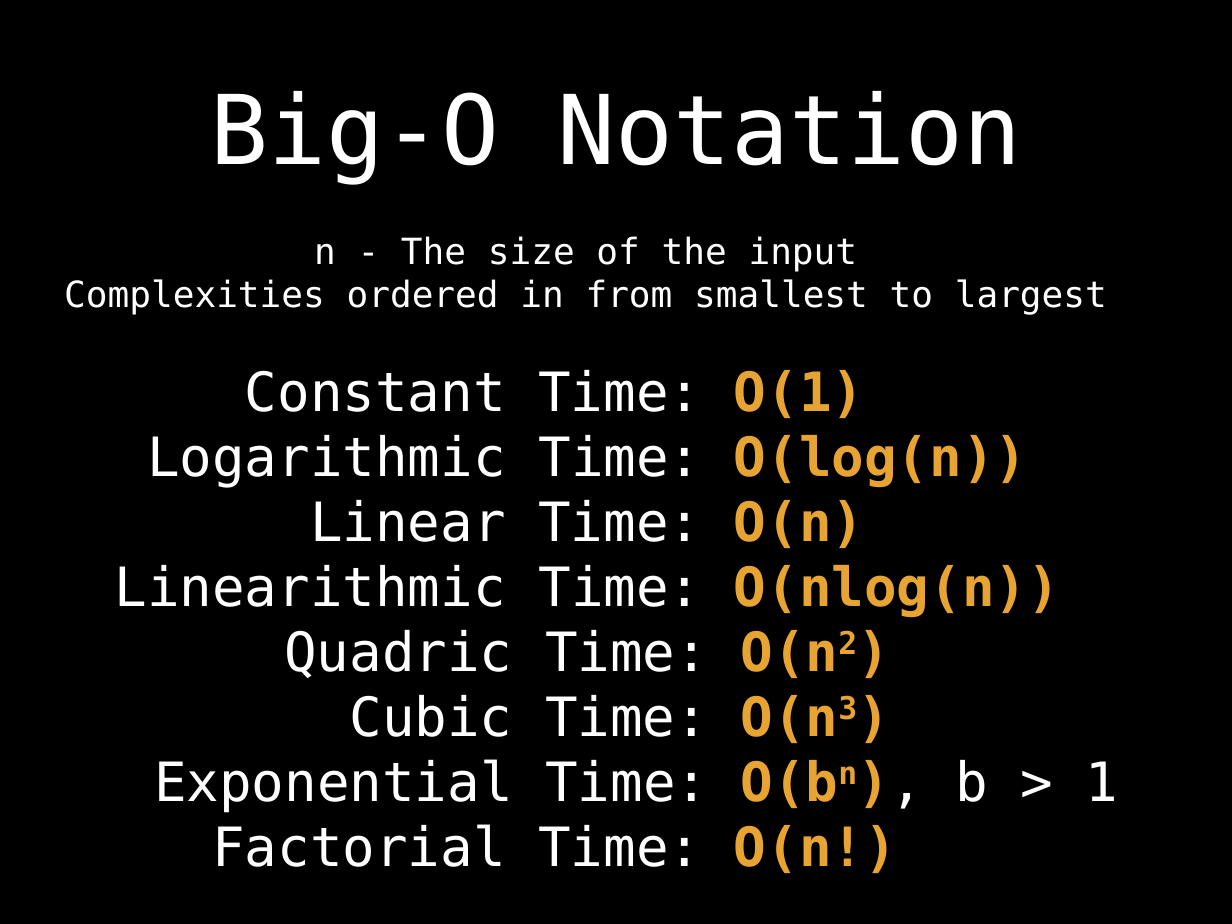
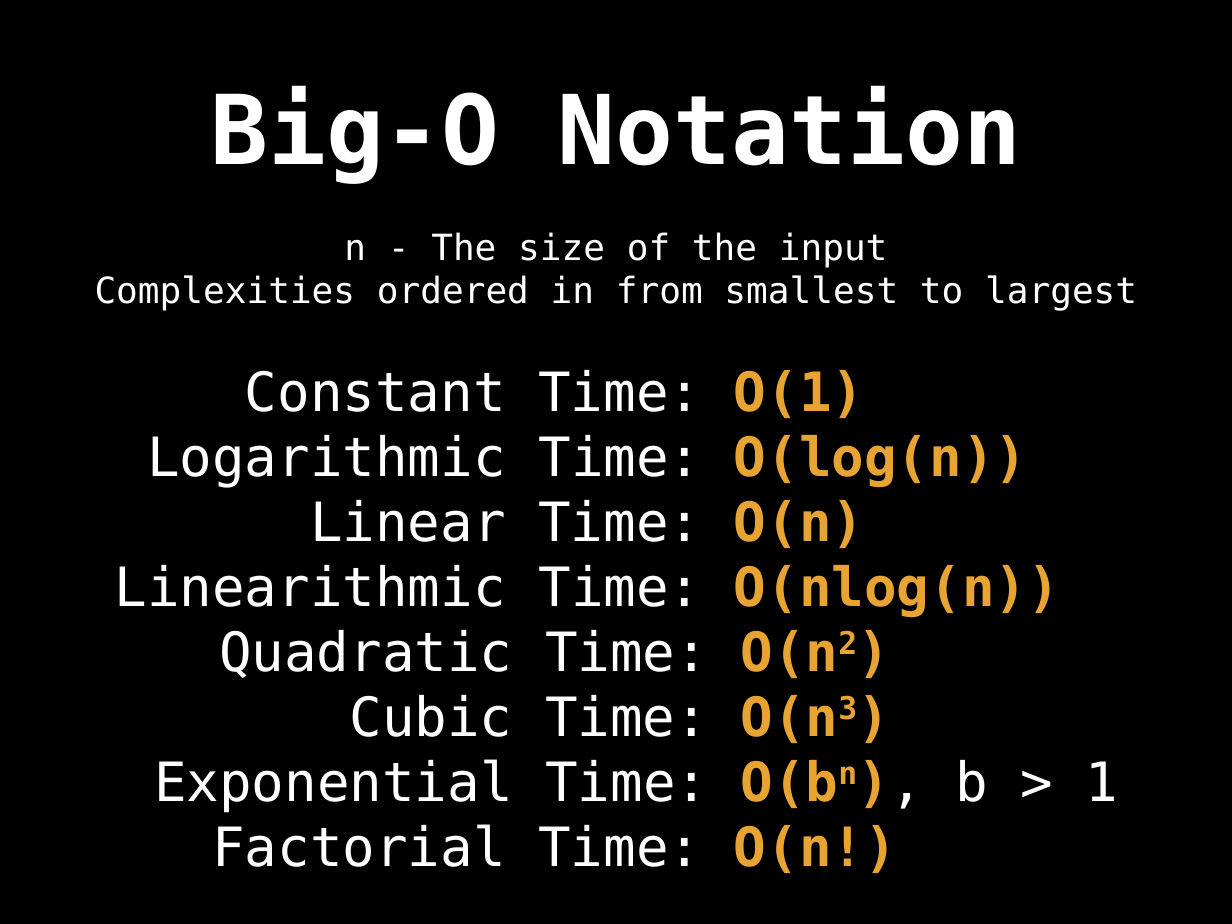
Before and after one commit to williamfiset/DEPRECATED-data-structures, a slide deck: slide 11 of Introduction/ds_intro_slides.pptx (slide 12 before the commit). Drawn at 1232x924 pixels with LibreOffice and Linux fonts; fonts in the diff are those of the drawing. Boxes give left, top, right and bottom in pixels: in the first picture for what was removed or moved away, otherwise in the second. Text is boxed around its words. In the diff, an @@ line names an element or a change of style, - is before the commit and + after.

```diff
--- a/Introduction/ds_intro_slides.pptx
+++ b/Introduction/ds_intro_slides.pptx
@@ title "Big-O Notation" at (210,87,1022,184): bold on @@
@@ text "n - The size of ...": place and size @@
-text "n - The size of ..." at (64,236,1107,315)
+text "n - The size of ..." at (95,232,1137,311)
@@ text at (219,630,839,678): text changed @@
-Quadric Time: O(n2)
+Quadratic Time: O(n2)
```
Also in this commit, not shown: 16 other slides changed, 4 slides added, 5 slides removed, 2 other files.
